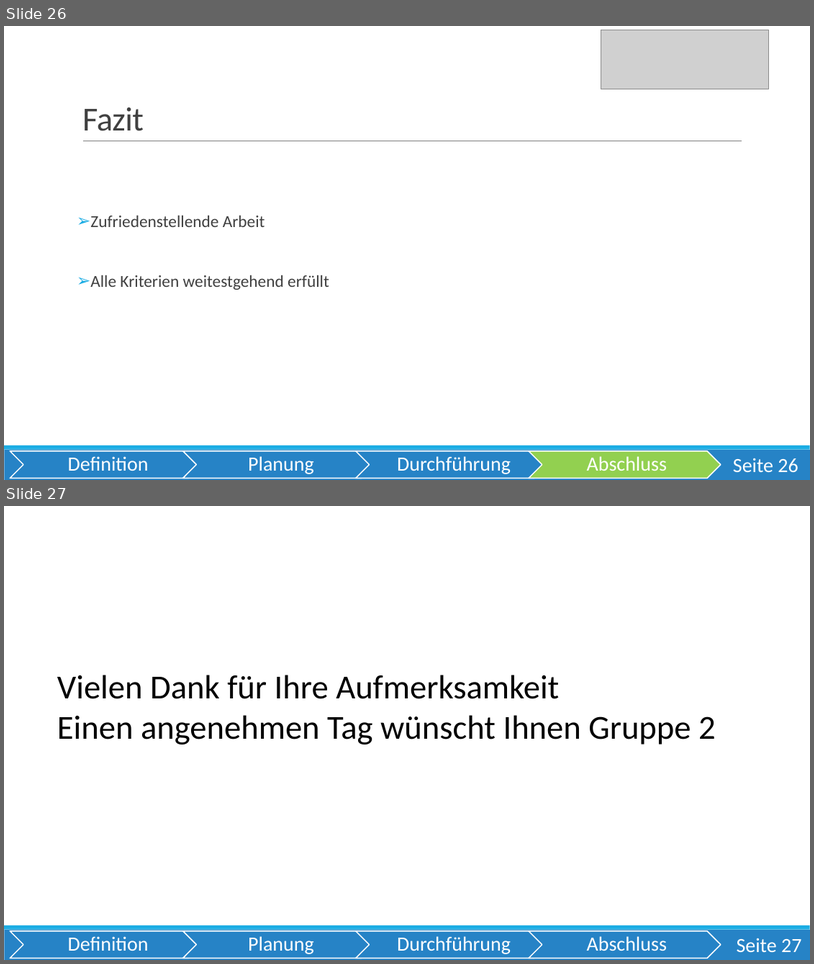
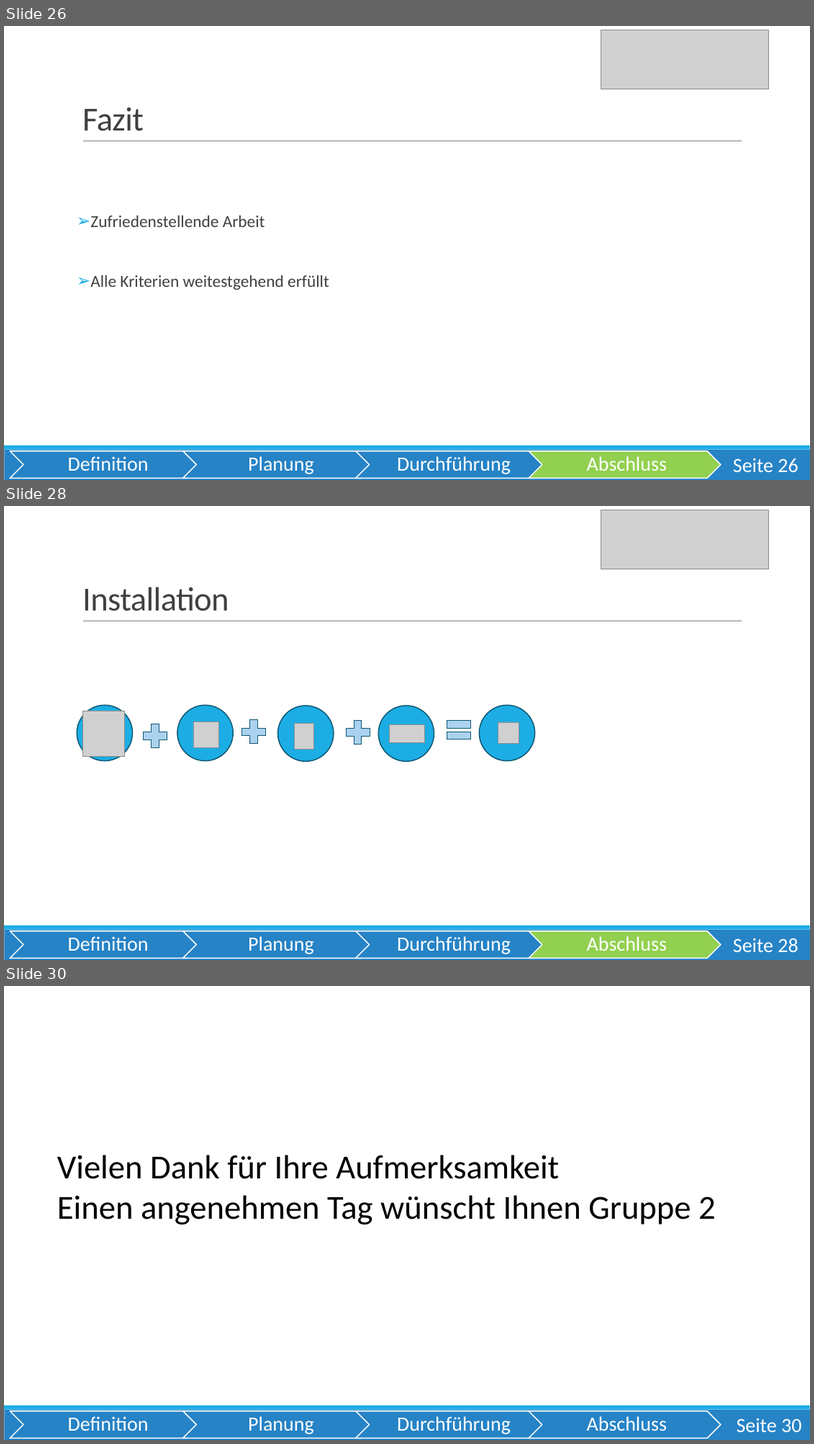
Before and after one commit to OberstufenprojektVOIP/OSP_VOIP, a slide deck: Pr-sentation/Präsentation VoIP Echt.pptx. Shown one above the other, each under a label of ours: slides 26 and 27 before the commit, slides 26, 28 and 30 after it; the slides between them are not shown. The pictures are 814x964 and 814x1444 pixels, drawn with LibreOffice and Linux fonts; fonts in the diff are those of the drawing; grey boxes stand for pictures. Boxes give left, top, right and bottom in pixels: in the first picture for what was removed or moved away, otherwise in the second. Text is boxed around its words. In the diff, an @@ line names an element or a change of style, - is before the commit and + after.

```diff
--- a/Pr-sentation/Präsentation VoIP Echt.pptx
+++ b/Pr-sentation/Präsentation VoIP Echt.pptx
@@ slide 28 added at [4, 506, 810, 960], background #FFFFFF; not listed: 3 template elements that a slide beside it also shows @@
@@ picture added at [602, 510, 770, 569] @@
@@ title added at [82, 587, 229, 611], 40 pt, text #404040 @@
+Installation
@@ ellipse added at [77, 705, 133, 761], fill #1CADE4, outline #0E5772 1.25 pt @@
@@ picture added at [82, 710, 124, 757] @@
@@ plus sign added at [139, 720, 171, 752], fill #ACD3EF, outline #0E5772 0.75 pt @@
@@ ellipse added at [178, 705, 233, 761], fill #1CADE4, outline #0E5772 1.25 pt @@
@@ picture added at [193, 721, 219, 747] @@
@@ plus sign added at [237, 716, 270, 747], fill #ACD3EF, outline #0E5772 0.75 pt @@
@@ ellipse added at [278, 705, 334, 762], fill #1CADE4, outline #0E5772 1.25 pt @@
@@ plus sign added at [342, 716, 374, 748], fill #ACD3EF, outline #0E5772 0.75 pt @@
@@ ellipse added at [378, 705, 434, 762], fill #1CADE4, outline #0E5772 1.25 pt @@
@@ math equal added at [442, 713, 475, 746], fill #ACD3EF, outline #0E5772 0.75 pt @@
@@ ellipse added at [479, 705, 535, 761], fill #1CADE4, outline #0E5772 1.25 pt @@
@@ picture added at [294, 723, 314, 749] @@
@@ picture added at [389, 724, 425, 742] @@
@@ picture added at [498, 722, 520, 743] @@
@@ group added at [10, 931, 721, 958]: 4 chevrons, 4 texts @@
+Definition
+Planung
+Durchführung
+Abschluss
@@ page number added at [733, 937, 798, 952], 24 pt, text #FFFFFF @@
+Seite 28
@@ what was slide 27 is now slide 30 @@
@@ page number at [737, 1417, 802, 1432]: text changed @@
-Seite 27
+Seite 30
```
Also in this commit, not shown: 7 slides changed, 2 other slides added.
